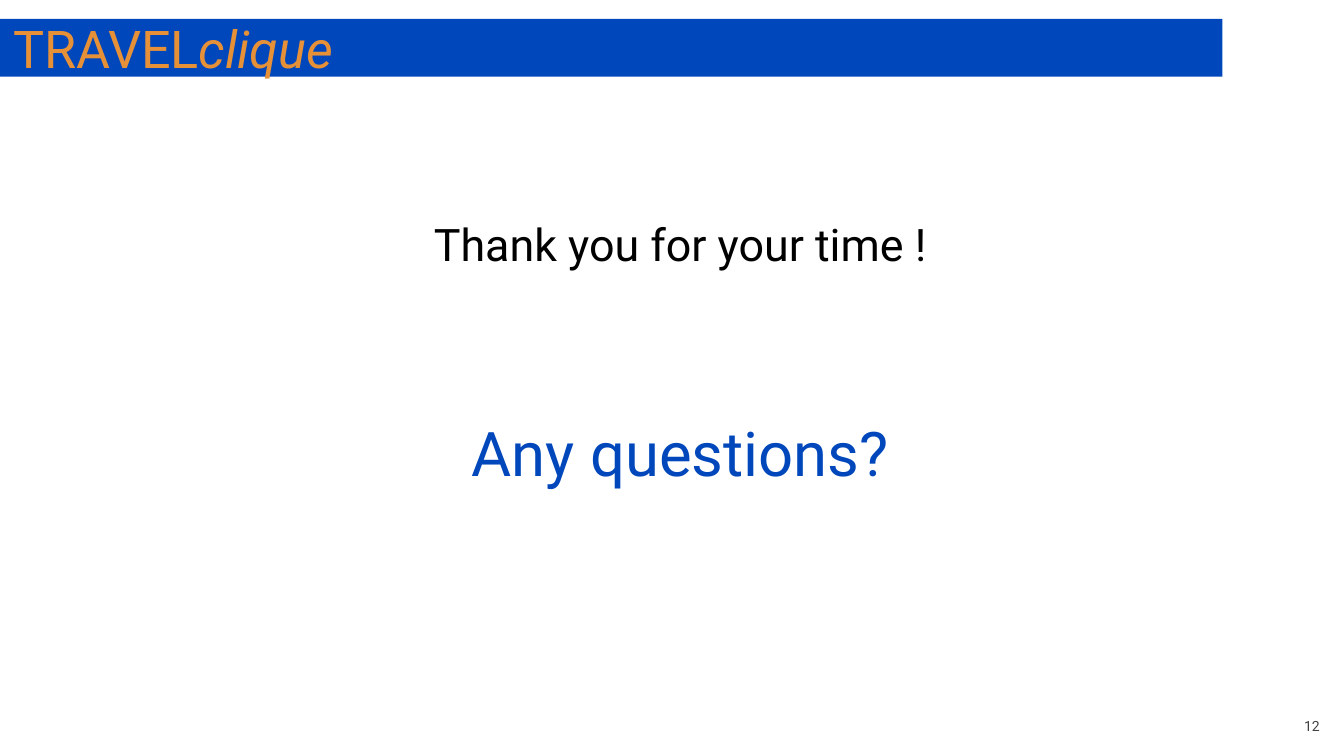
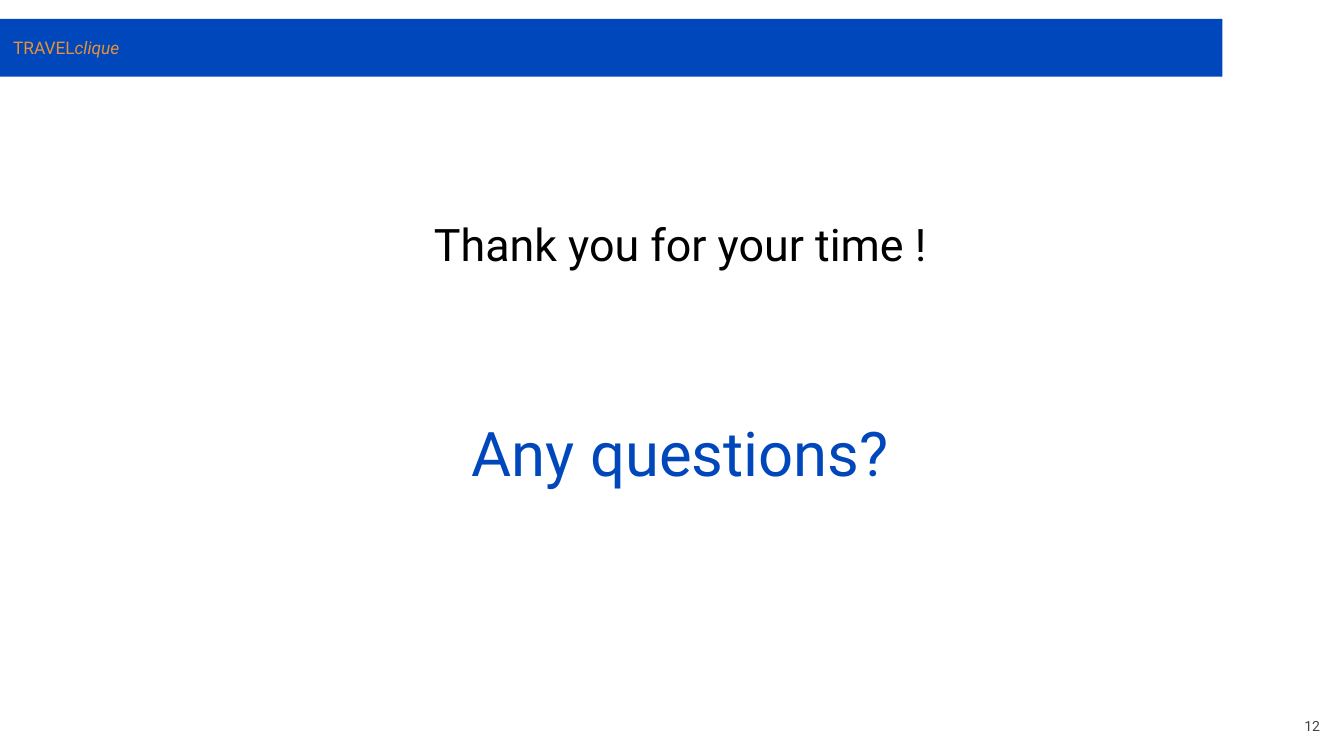
Before and after one commit to leecowdrey/Case-Study-Travel-Agency-Architecture, a slide deck: slide 12 of TRAVELclique Case Study.pptx. Drawn at 1344x756 pixels with LibreOffice and Linux fonts; fonts in the diff are those of the drawing. Boxes give left, top, right and bottom in pixels: in the first picture for what was removed or moved away, otherwise in the second. Text is boxed around its words. In the diff, an @@ line names an element or a change of style, - is before the commit and + after.

```diff
--- a/TRAVELclique Case Study.pptx
+++ b/TRAVELclique Case Study.pptx
@@ rectangle "TRAVELclique" at [0,19,1223,77]: size 27.9 to 9.3 pt; title to rectangle @@
```
Also in this commit, not shown: 11 other slides changed, 3 slides removed, 1 other file.
